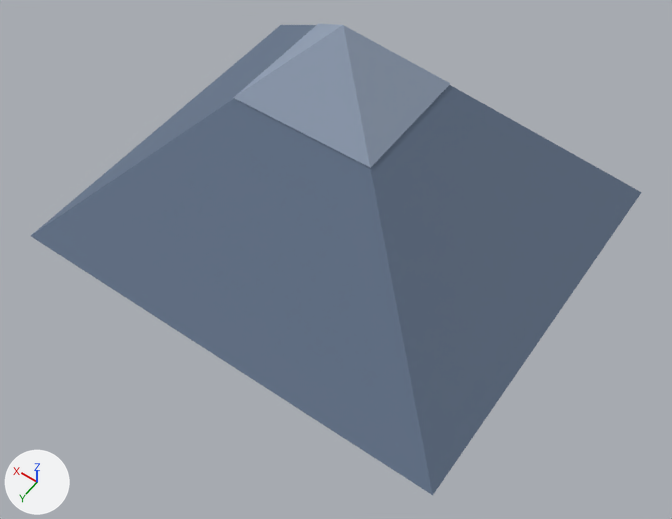
The glTF model examples/pine-ridge-rally/models/mountain_night.glb: old version first, new version second.
Rendered twice from a 50 mm camera at (-142.0, 202.0, 286.0) aimed at (-20.0, 32.0, 18.0). Arrows for +X, +Y and +Z are at lower left; the lights stay in place. The picture after the commit comes second. Vertices at exactly the same position are counted once.

The older version as bpy lines, for what is in view:
```python
me_mountain = bpy.data.meshes.new('mountain')
me_mountain.from_pydata(...)  # 9 vertices, 12 faces; spans x -94.0..94.0, y -81.0..81.0, z 0.0..94.0
me_mountain.materials.append(mat_vertex_colours)
ob_mountain = bpy.data.objects.new('mountain', me_mountain)
ob_mountain.location = (0.0, 0.0, 0.0)
```
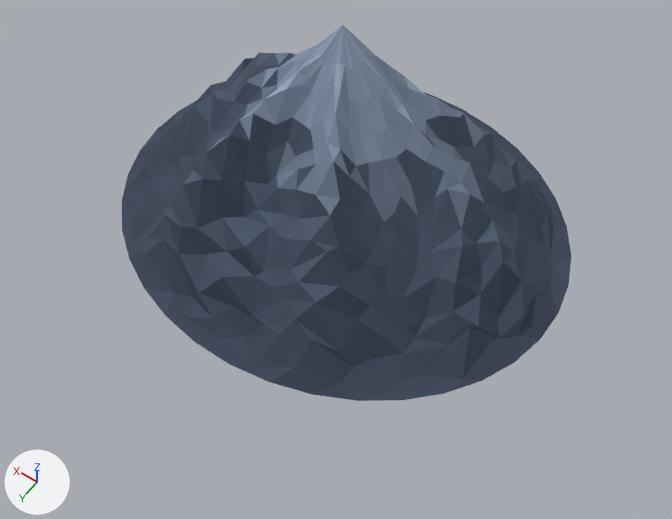
Edits to the bpy script that builds the scene:
```text
Add mat_rough_0_92:
    mat_rough_0_92 = bpy.data.materials.new('rough 0.92')
    mat_rough_0_92.use_nodes = True; mat_rough_0_92.node_tree.nodes.clear()
    _N = mat_rough_0_92.node_tree.nodes; _L = mat_rough_0_92.node_tree.links
    n0 = _N.new('ShaderNodeBsdfPrincipled'); n0.name = 'Principled BSDF'
    n0.inputs[2].default_value = 0.92  # 'Roughness'
    n1 = _N.new('ShaderNodeOutputMaterial'); n1.name = 'Material Output'
    n2 = _N.new('ShaderNodeVertexColor'); n2.name = 'Color Attribute'
    _L.new(n0.outputs[0], n1.inputs[0])  # 'BSDF' to 'Surface'
    _L.new(n2.outputs[0], n0.inputs[0])  # 'Color' to 'Base Color'
Change me_mountain:
    used by ob_mountain; location = (0.0, 0.0, 0.0)
    remove me_mountain.from_pydata(...)  # 9 vertices, 12 faces; spans x -94.0..94.0, y -81.0..81.0, z 0.0..94.0
    remove me_mountain.materials.append(mat_vertex_colours)
    add me_mountain.from_pydata(...)  # 541 vertices, 1044 faces; spans x -94.0..94.0, y -81.0..81.0, z 0.0..94.0
    me_mountain part 1: 4 vertices removed from x -29.0..29.0, y -25.0..25.0, z 66.0; 540 vertices added at x -94.0..94.0, y -81.0..81.0, z 0.0..85.0
    me_mountain part 2: 4 vertices removed from x -94.0..94.0, y -81.0..81.0, z 0.0
    add me_mountain.materials.append(mat_rough_0_92)
```

What differs and where, as boxes (x1, y1, x2, y2) in the pictures (672 x 519 px):
'mountain', reshaped, recoloured (26% narrower, 20% shorter)
    before: (31, 23, 642, 495)
    after: (122, 25, 571, 401)
part 1 of me_mountain, cut back
    before: (233, 23, 450, 168)
    after: (122, 25, 571, 401)
part 2 of me_mountain, deleted (blue)
    before: (31, 25, 642, 495)
